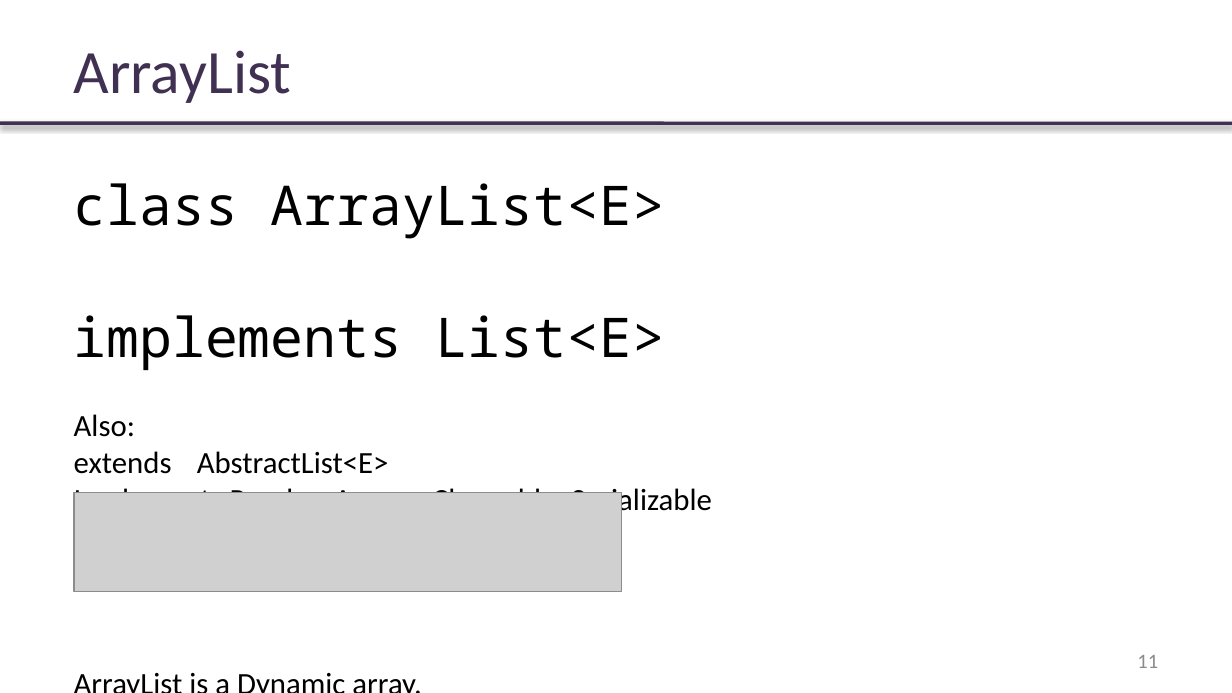
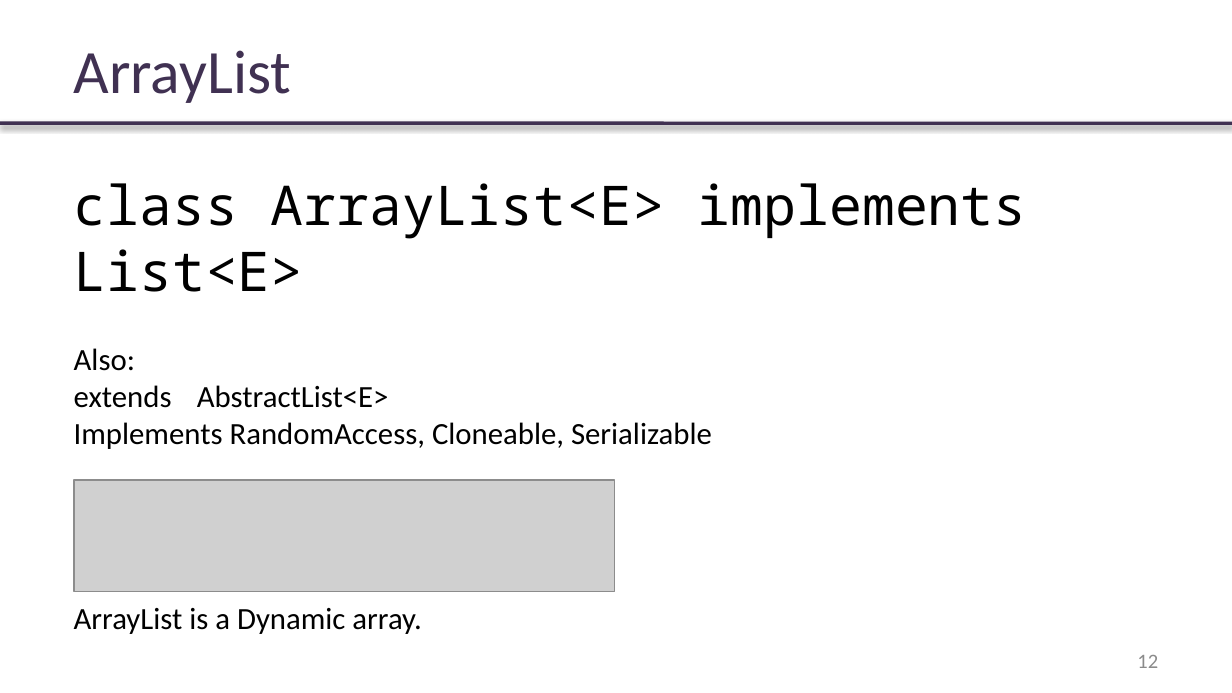
Before and after one commit to rybalkinsd/atom, a slide deck: slide 12 of lecture3/presentation/lecture03.pptx (slide 11 before the commit). Drawn at 1232x693 pixels with LibreOffice and Linux fonts; fonts in the diff are those of the drawing; grey boxes stand for pictures; background and template pictures are left out. Boxes give left, top, right and bottom in pixels: in the first picture for what was removed or moved away, otherwise in the second. Text is boxed around its words. In the diff, an @@ line names an element or a change of style, - is before the commit and + after.

```diff
--- a/lecture3/presentation/lecture03.pptx
+++ b/lecture3/presentation/lecture03.pptx
@@ text at <box>74,183,1027,292</box>: text changed @@
-class ArrayList<E>
-implements List<E>
+class ArrayList<E> implements List<E>
@@ picture: place and size @@
-picture at <box>74,493,622,591</box>
+picture at <box>74,480,615,591</box>
@@ page number at <box>1137,655,1158,668</box>: text changed @@
-11
+12
```
Also in this commit, not shown: 10 other slides changed, 26 slides added, 4 slides removed.
